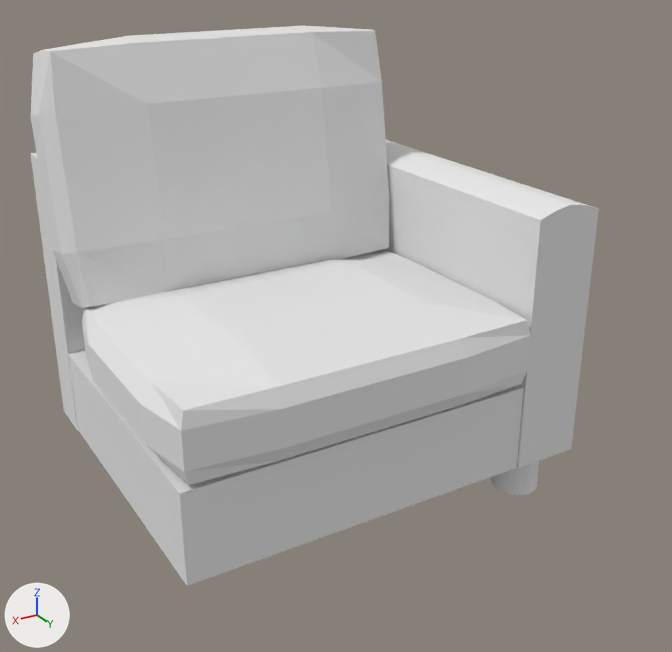
An edit to the Blender file models/simple_sofa_3.blend, drawn before and after from the same camera.
Camera for both pictures: a 50 mm camera at (2.07, 3.63, 1.72) aimed at (-0.01, 0.15, -0.02). Arrows for +X, +Y and +Z are at lower left; the lights stay in place.
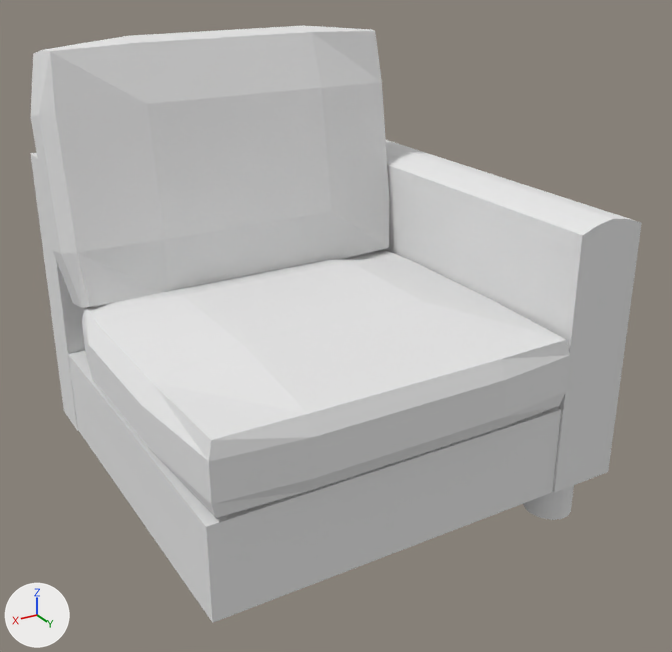
The newer file is also turned or shifted as a whole; pictures and numbers use the older file's frame.

What the commit changed:
me_cube_004 has 377 vertices, 306 faces and spans x -1.0..13.34, y -1.58..1.51, z -1.33..1.79.
me_cube_004 is used by ob_cube_004; location (0.0, -0.856, 0.0); rotation (0.0, 0.0, 1.571), in degrees (0, 0, 90); scale (0.125, 0.682, 0.708).
me_cube_004 part 1: the loose piece of 64 vertices spanning x 10.25..12.22, y 1.09..1.42, z -1.33..-0.98 is moved by (2.0, 0.0, 0.0).
me_cube_004 part 2: all 38 vertices in x 12.8..13.34, y -1.52..1.51, z -0.98..0.84 are moved by (2.0, 0.0, 0.0).

Changed parts and their boxes (x1, y1, x2, y2) in the pictures (672 x 652 px; the box of a moved part takes in the faces that stretch with it):
'Cube.004', reshaped (8% wider, 7% taller)
    before: (30, 26, 599, 586)
    after: (30, 26, 642, 623)
part 1 of me_cube_004, moved or reshaped
    before: (491, 461, 539, 495)
    after: (523, 485, 574, 520)
part 2 of me_cube_004, moved or reshaped
    before: (68, 178, 599, 586)
    after: (68, 178, 642, 623)
